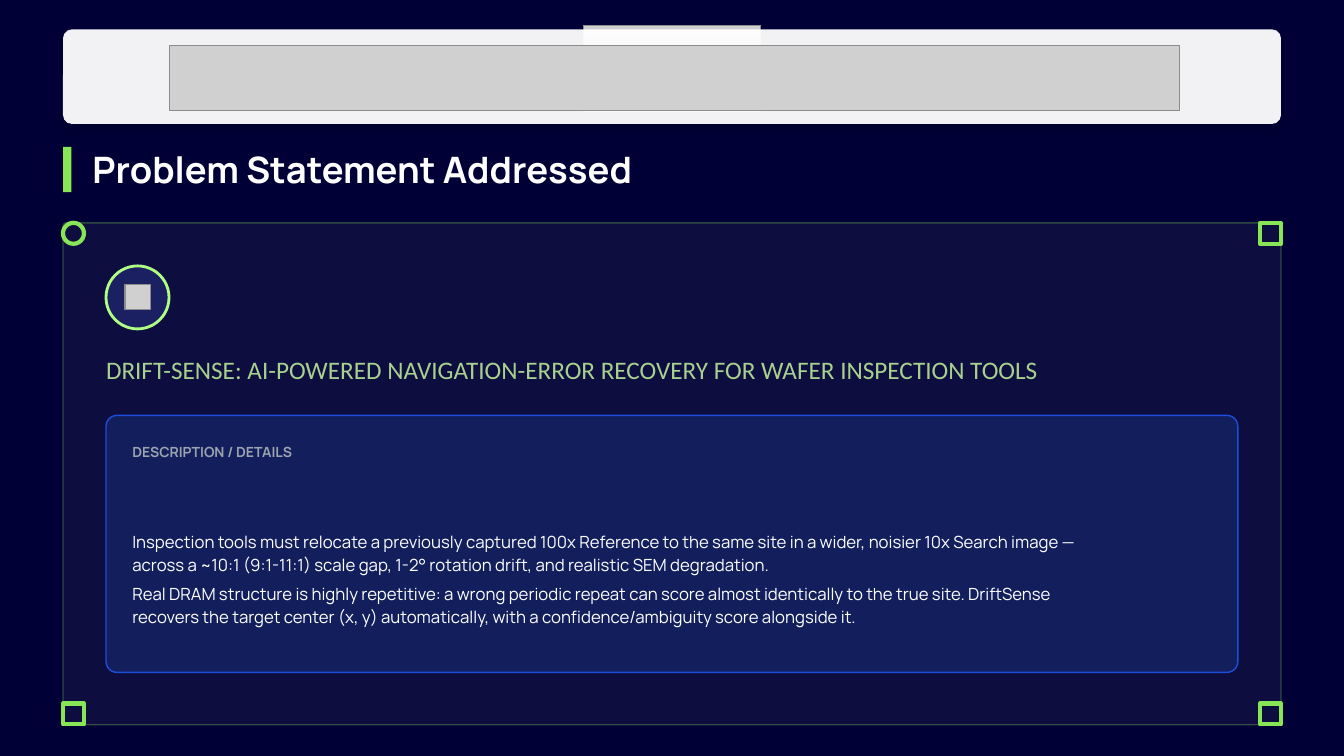
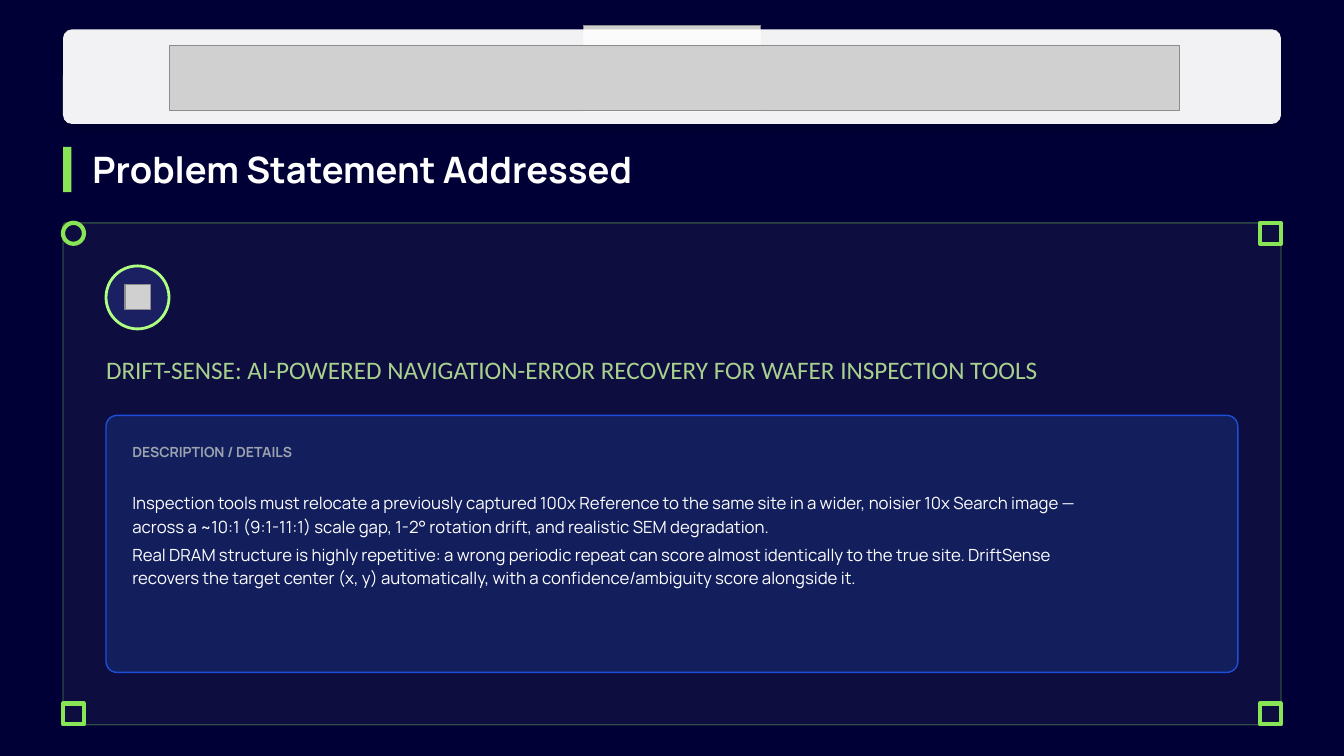
Before and after one commit to teja120805-cyber/Semicon-26---Kacha-Mango, a slide deck: slide 2 of Kaccha Mango_PS02.pptx. Drawn at 1344x756 pixels with LibreOffice and Linux fonts; fonts in the diff are those of the drawing; grey boxes stand for pictures; background and template pictures are left out; a plain dark background stands for a picture behind light text. Boxes give left, top, right and bottom in pixels: in the first picture for what was removed or moved away, otherwise in the second. Text is boxed around its words. In the diff, an @@ line names an element or a change of style, - is before the commit and + after.

```diff
--- a/Kaccha Mango_PS02.pptx
+++ b/Kaccha Mango_PS02.pptx
@@ text "Inspection tools must relocate a ...": place and size @@
-text "Inspection tools must relocate a ..." at bbox=[132, 535, 1058, 628]
+text "Inspection tools must relocate a ..." at bbox=[132, 496, 1058, 589]
```
Also in this commit, not shown: 8 other slides changed, 2 other files.
